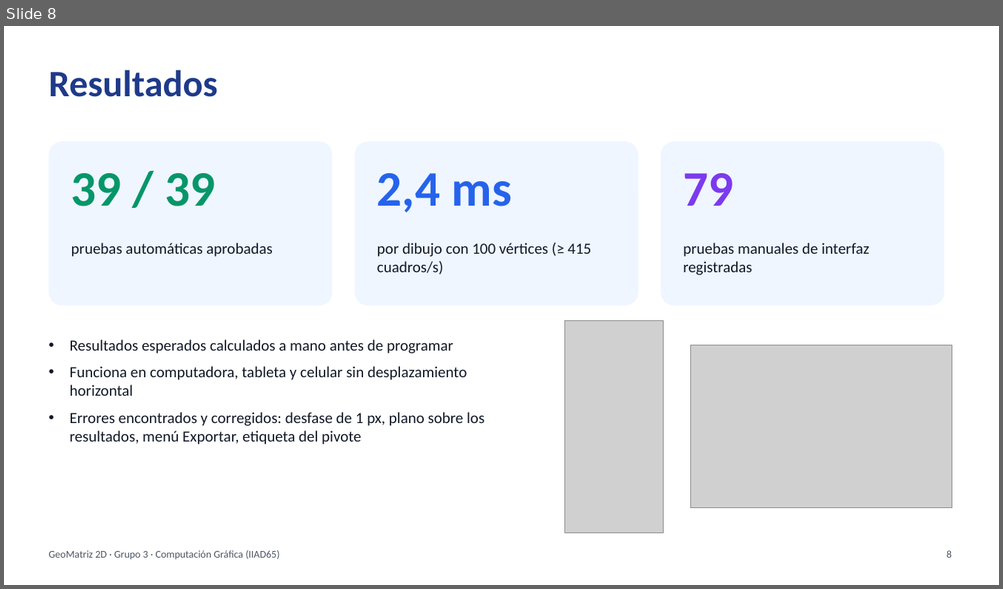
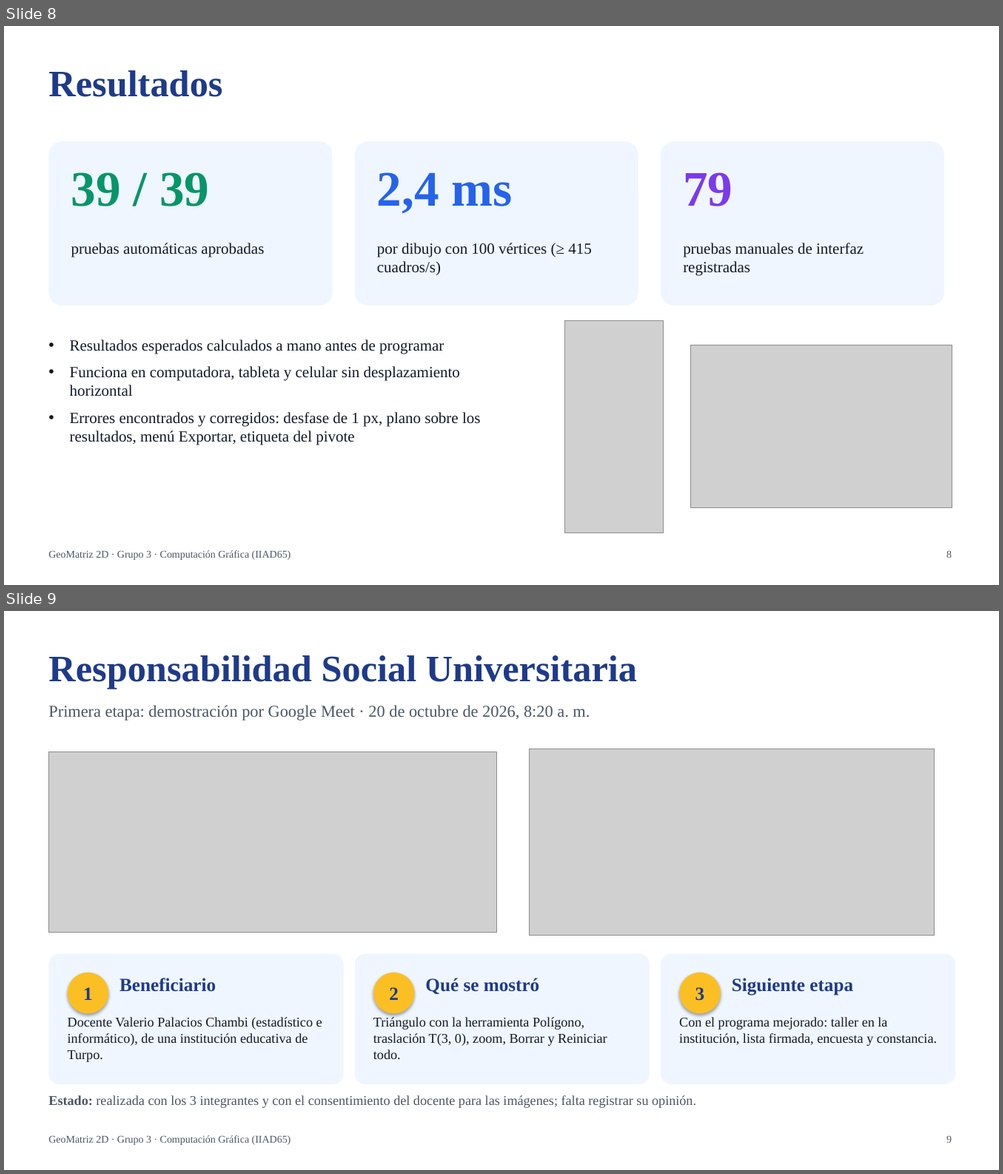
Before and after one commit to zarabia123/COMPUTACION-GRAFICA, a slide deck: docs/entrega/6_Presentacion.pptx. Shown one above the other, each under a label of ours: slide 8 before the commit, slides 8 and 9 after it. The pictures are 1003x589 and 1003x1174 pixels, drawn with LibreOffice and Linux fonts; fonts in the diff are those of the drawing; grey boxes stand for pictures. Boxes give left, top, right and bottom in pixels: in the first picture for what was removed or moved away, otherwise in the second. Text is boxed around its words. In the diff, an @@ line names an element or a change of style, - is before the commit and + after.

```diff
--- a/docs/entrega/6_Presentacion.pptx
+++ b/docs/entrega/6_Presentacion.pptx
@@ slide 9 added at box(4, 611, 999, 1170), background #FFFFFF @@
@@ text added at box(48, 655, 637, 689), 36 pt, text #1E3A8A, bold @@
+Responsabilidad Social Universitaria
@@ text added at box(48, 705, 589, 721), 16 pt, text #4B5563 @@
+Primera etapa: demostración por Google Meet · 20 de octubre de 2026, 8:20 a. m.
@@ picture added at box(48, 752, 496, 933) @@
@@ picture added at box(529, 749, 934, 936) @@
@@ rounded rectangle added at box(48, 954, 344, 1085), fill #EFF6FF @@
@@ rounded rectangle added at box(355, 954, 649, 1085), fill #EFF6FF @@
@@ rounded rectangle added at box(660, 954, 956, 1085), fill #EFF6FF @@
@@ ellipse added at box(68, 973, 108, 1014), fill #FBBF24, 18 pt, text #1E3A8A, bold @@
+1
@@ text added at box(119, 978, 216, 992), 18 pt, text #1E3A8A, bold @@
+Beneficiario
@@ ellipse added at box(373, 973, 415, 1014), fill #FBBF24, 18 pt, text #1E3A8A, bold @@
+2
@@ text added at box(425, 978, 540, 994), 18 pt, text #1E3A8A, bold @@
+Qué se mostró
@@ ellipse added at box(679, 973, 720, 1014), fill #FBBF24, 18 pt, text #1E3A8A, bold @@
+3
@@ text added at box(731, 978, 853, 996), 18 pt, text #1E3A8A, bold @@
+Siguiente etapa
@@ text added at box(68, 1017, 322, 1062), 13 pt, text #111827 @@
+Docente Valerio Palacios Chambi (estadístico e informático), de una institución educativa de Turpo.
@@ text added at box(373, 1017, 607, 1059), 13 pt, text #111827 @@
+Triángulo con la herramienta Polígono, traslación T(3, 0), zoom, Borrar y Reiniciar todo.
@@ text added at box(679, 1017, 936, 1046), 13 pt, text #111827 @@
+Con el programa mejorado: taller en la institución, lista firmada, encuesta y constancia.
@@ text added at box(48, 1096, 696, 1108), 13 pt, text #4B5563 @@
+Estado: realizada con los 3 integrantes y con el consentimiento del docente para las imágenes; falta registrar su opinión.
@@ text added at box(48, 1136, 291, 1145), 10 pt, text #4B5563 @@
+GeoMatriz 2D · Grupo 3 · Computación Gráfica (IIAD65)
@@ text added at box(946, 1136, 951, 1143), 10 pt, text #4B5563 @@
+9
@@ slide 8 changed as well @@
@@ font Calibri to Times New Roman in 9 elements at box(48, 70, 222, 97), box(71, 173, 209, 207), box(71, 243, 264, 258), box(377, 173, 512, 214), box(377, 243, 591, 275), box(683, 173, 732, 207), box(683, 243, 863, 276), box(70, 340, 480, 446), box(48, 551, 291, 560) @@
```
Also in this commit, not shown: 8 other slides changed, 1 slide removed, 21 other files.
